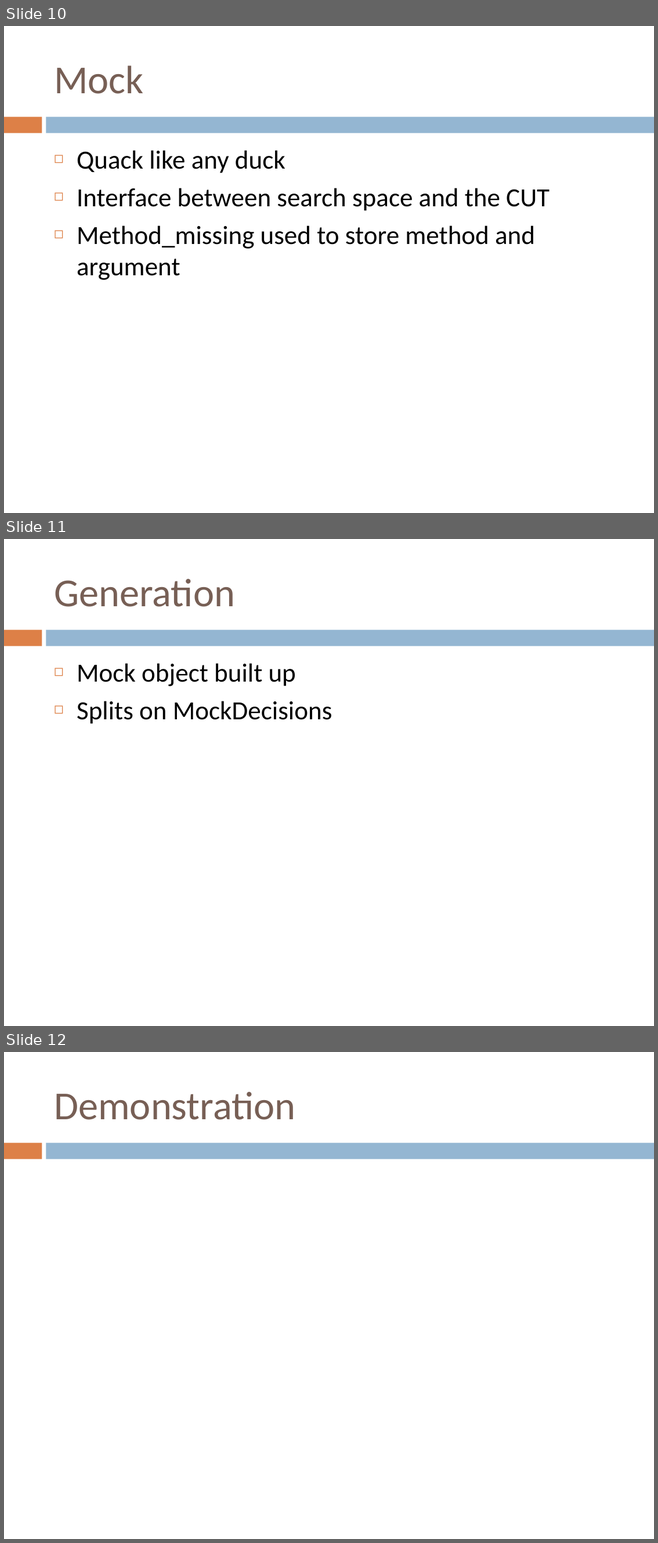
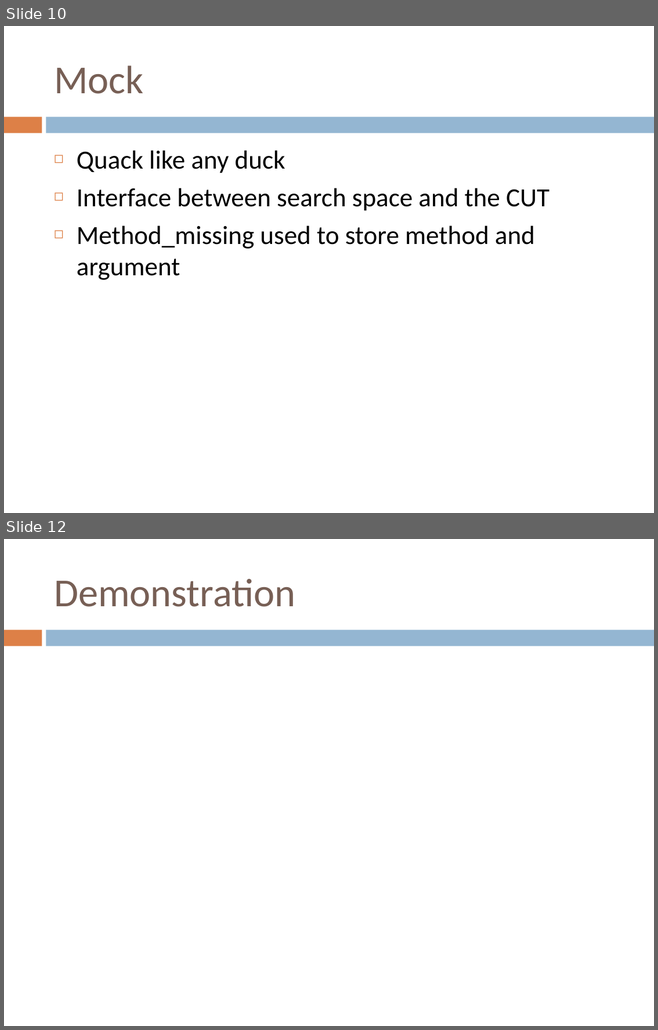
Before and after one commit to IgnoredAmbience/splats, a slide deck: docs/SpLATS.ppt. Shown one above the other, each under a label of ours: slides 10, 11 and 12 before the commit, slides 10 and 12 after it; the slides between them are not shown. The pictures are 658x1543 and 658x1030 pixels, drawn with LibreOffice and Linux fonts; fonts in the diff are those of the drawing. Boxes give left, top, right and bottom in pixels: in the first picture for what was removed or moved away, otherwise in the second. Text is boxed around its words. In the diff, an @@ line names an element or a change of style, - is before the commit and + after.

```diff
--- a/docs/SpLATS.ppt
+++ b/docs/SpLATS.ppt
@@ slide 11 removed at <box>4,539,654,1026</box>, background #FFFFFF; not listed: 2 template elements that a slide beside it also shows @@
@@ title removed at <box>54,578,235,607</box> @@
-Generation
@@ text removed at <box>76,663,332,724</box> @@
-◻ Mock object built up
-◻ Splits on MockDecisions
```
Also in this commit, not shown: 7 slides changed, 2 slides added, 1 other slide removed.
